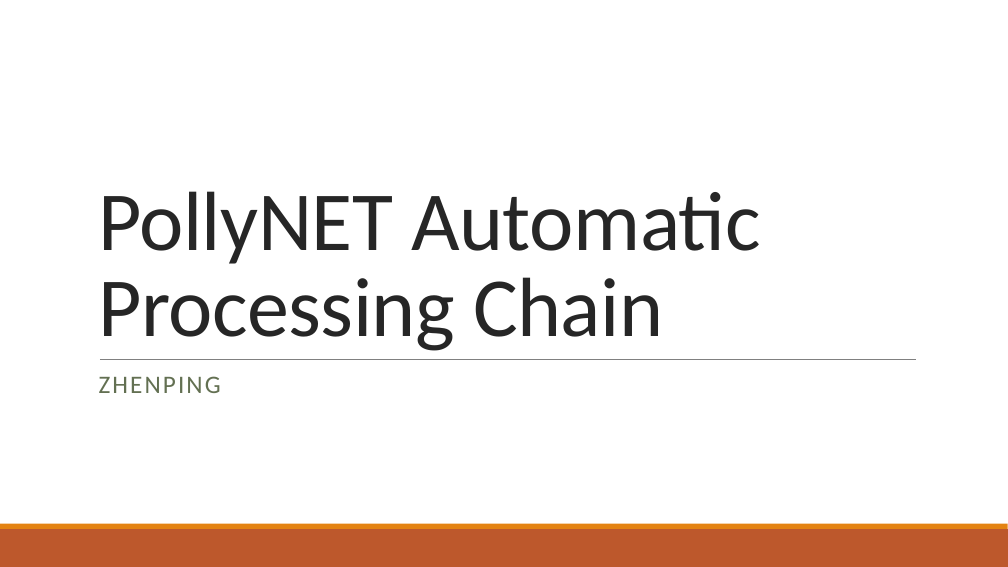
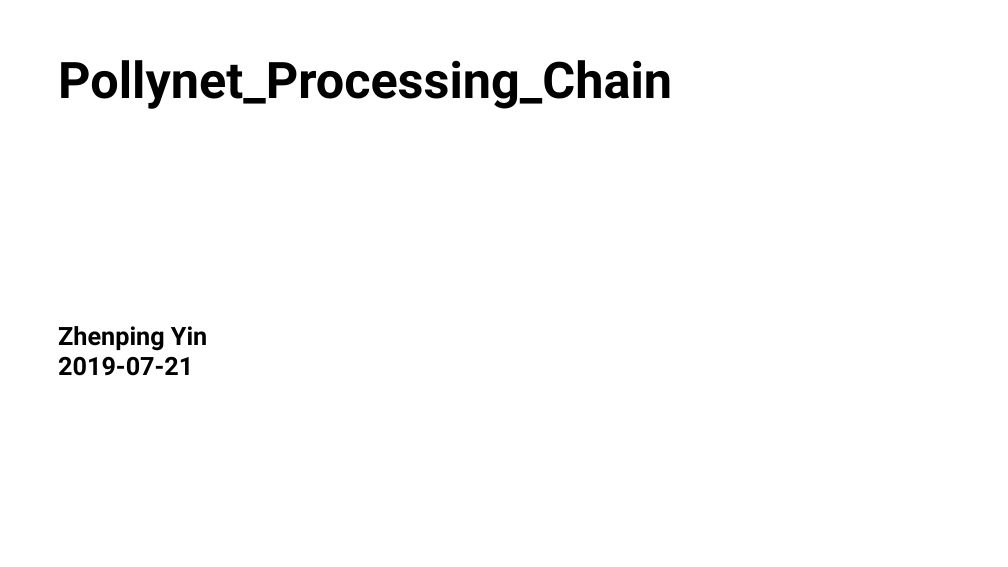
Before and after one commit to PollyNET/Pollynet_Processing_Chain, a slide deck: slide 1 of doc/Pollynet_Processing_Chain.pptx. Drawn at 1008x567 pixels with LibreOffice and Linux fonts; fonts in the diff are those of the drawing; background and template pictures are left out. Boxes give left, top, right and bottom in pixels: in the first picture for what was removed or moved away, otherwise in the second. Text is boxed around its words. In the diff, an @@ line names an element or a change of style, - is before the commit and + after.

```diff
--- a/doc/Pollynet_Processing_Chain.pptx
+++ b/doc/Pollynet_Processing_Chain.pptx
@@ title "Pollynet_Processing_Chain" at [58, 60, 672, 109]: vertical alignment bottom to top @@
@@ title at [58, 60, 672, 109]: text changed; size 80 to 48 pt; font Calibri to Roboto; text colour #262626 to #000000; bold on @@
-PollyNET Automatic Processing Chain
+Pollynet_Processing_Chain
@@ text added at [58, 326, 207, 376], 24 pt, text #000000, bold @@
+Zhenping Yin
+2019-07-21
@@ line removed from (100, 359) to (917, 359) @@
@@ subtitle removed at [99, 376, 221, 393] @@
-ZHENPING
@@ rectangle removed at [0, 529, 1008, 567] @@
@@ rectangle removed at [0, 524, 1008, 529] @@
```
Also in this commit, not shown: 9 other slides changed, 3 slides added, 2 slides removed, 3 other files.
